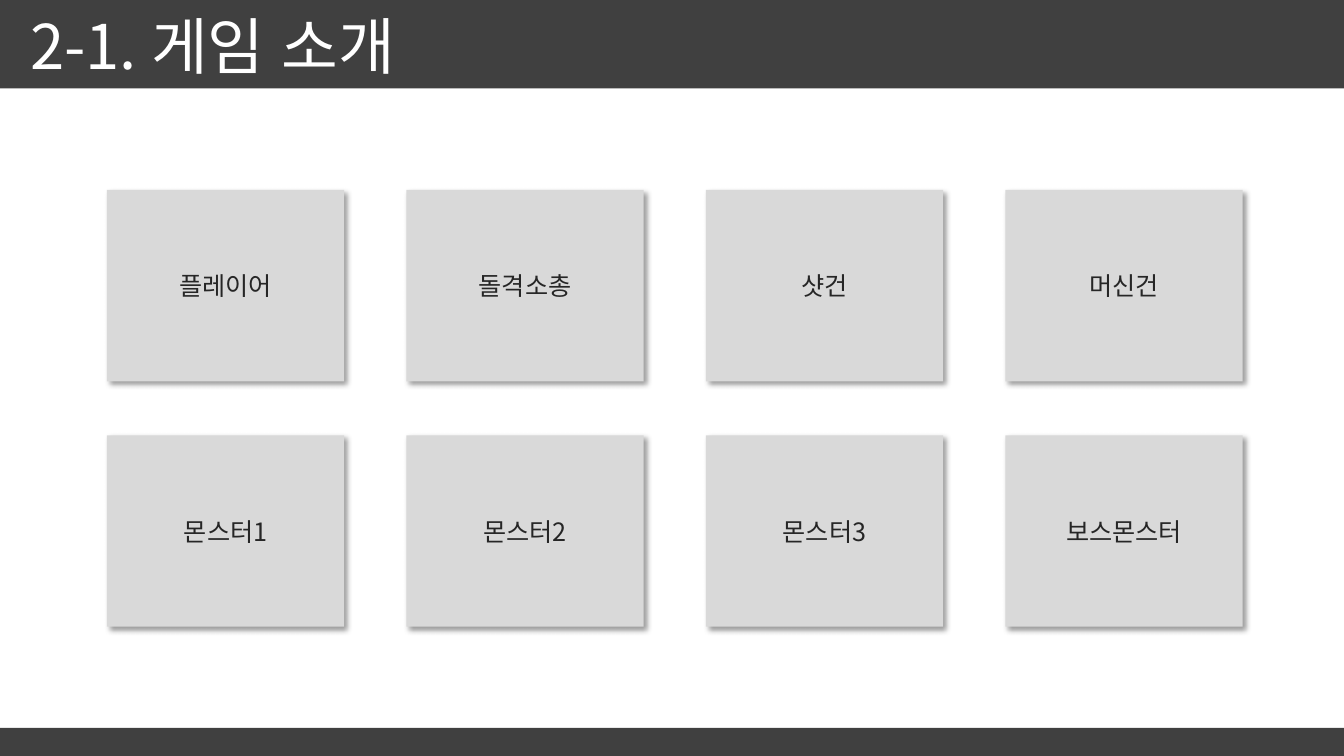
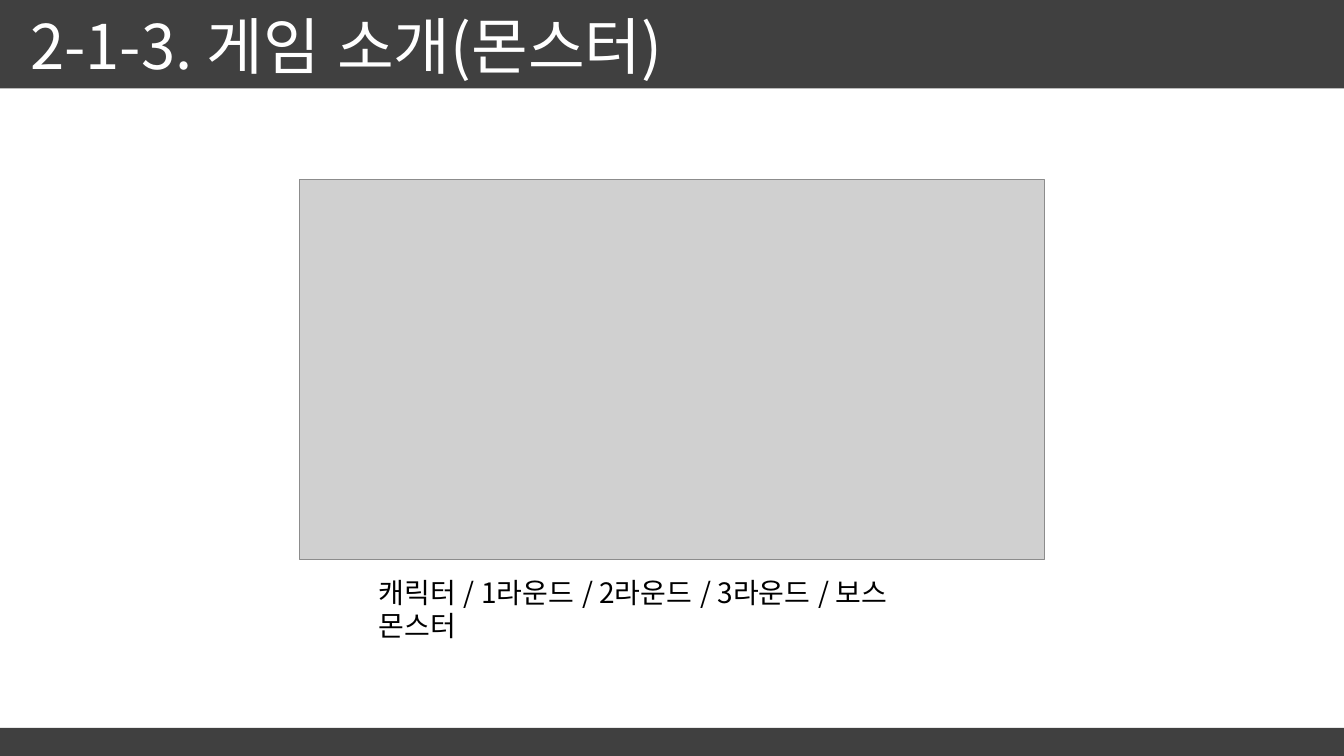
Before and after one commit to LaivY/HelloPlanet, a slide deck: slide 6 of 기획/제안서.pptx (slide 5 before the commit). Drawn at 1344x756 pixels with LibreOffice and Linux fonts; fonts in the diff are those of the drawing; grey boxes stand for pictures. Boxes give left, top, right and bottom in pixels: in the first picture for what was removed or moved away, otherwise in the second. Text is boxed around its words. In the diff, an @@ line names an element or a change of style, - is before the commit and + after.

```diff
--- a/기획/제안서.pptx
+++ b/기획/제안서.pptx
@@ text at [30, 18, 662, 81]: text changed @@
-2-1. 게임 소개
+2-1-3. 게임 소개(몬스터)
@@ rectangle removed at [107, 190, 344, 381] @@
-플레이어
@@ picture added at [299, 180, 1045, 561] @@
@@ rectangle removed at [406, 190, 643, 381] @@
-돌격소총
@@ rectangle removed at [706, 190, 943, 381] @@
-샷건
@@ rectangle removed at [1005, 190, 1242, 381] @@
-머신건
@@ rectangle removed at [406, 436, 643, 627] @@
-몬스터2
@@ rectangle removed at [706, 436, 943, 627] @@
-몬스터3
@@ rectangle removed at [1005, 436, 1242, 627] @@
-보스몬스터
@@ text "캐릭터 / 1라운드 / 2라운드 ...": place and size @@
-text "캐릭터 / 1라운드 / 2라운드 ..." at [107, 436, 344, 627]
+text "캐릭터 / 1라운드 / 2라운드 ..." at [379, 579, 888, 639]
@@ text "캐릭터 / 1라운드 / 2라운드 ..." at [379, 579, 888, 639]: vertical alignment middle to top; fill #D9D9D9 to none; shadow off @@
@@ text at [379, 579, 888, 639]: text changed; size 18 to 20 pt; text colour #262626 to #000000 @@
-몬스터1
+캐릭터 / 1라운드 / 2라운드 / 3라운드 / 보스 몬스터
```
Also in this commit, not shown: 4 other slides changed, 1 slide added, 1 other file.
